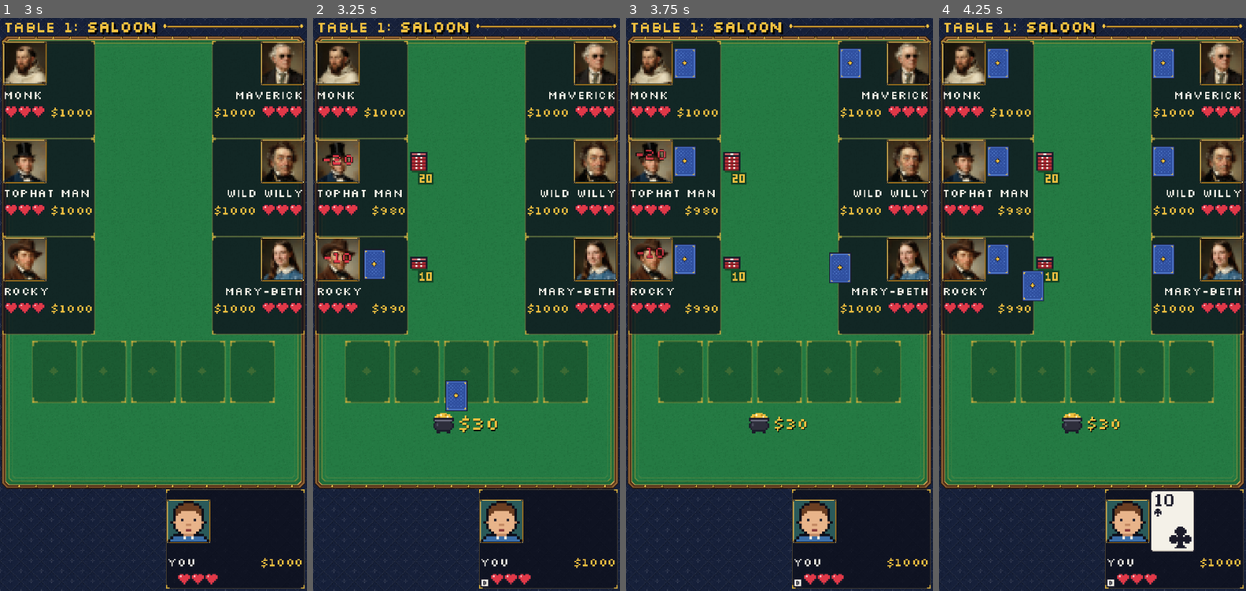
Above: before the commit, frames 1-4 (left to right).
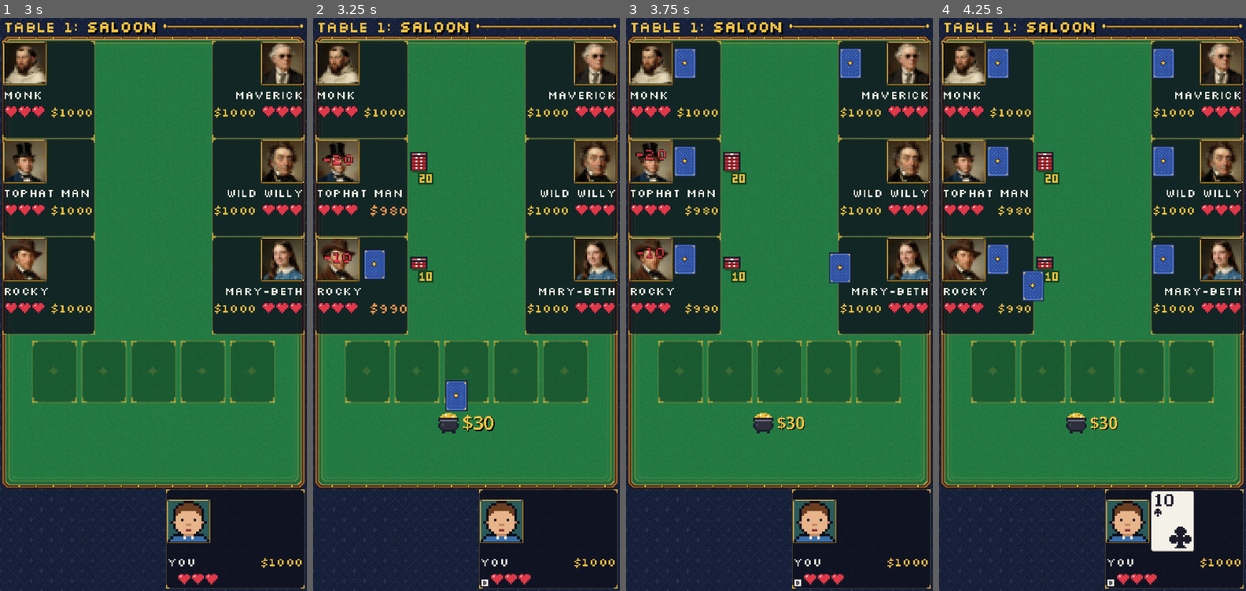
Above: after the commit, the same moments.

Repository: ryanlacroix/poker2
Game: Godot game, scene res://scenes/table.tscn
Same seed, same stepped clock (60 frames per second), same inputs: the game is played once before the commit and once after it. This scene is started directly instead of the project's main scene.
Inputs (mouse positions are in pixels of both pictures, inside the frame that each line leads up to):
- Up to frame 1 (3 s): tap Enter at 0.5, 2 s; drag from (236, 539) to (184, 178) at 0.52 s; tap Space at 1.25 s; drag from (49, 287) to (138, 419) at 1.27 s; move the mouse to (49, 189) at 2.02 s; tap R at 2.1 s; click (49, 189) at 2.17 s; drag from (49, 86) to (61, 218) at 2.77 s
- Up to frame 2 (3.25 s): no input
- Up to frame 3 (3.75 s): drag from (883, 86) to (794, 304) at 3.52 s
- Up to frame 4 (4.25 s): no input

Frame 1 is identical in both runs. In frame 2, 0.6% of the frame differs, in the area x 18-61%, y 32-73%; in frame 3, 0.3%; in frame 4, 0.3%.

Commit message:
switching fonts around

Diff:
--- a/scripts/ui/marquee_button.gd
+++ b/scripts/ui/marquee_button.gd
@@ -67,6 +67,13 @@
 	add_child(_icon, false, INTERNAL_MODE_FRONT)
 
 
+## A drop shadow behind the text, [param offset] down and right of it.
+func set_text_shadow(color: Color, offset: Vector2i) -> void:
+	_label.add_theme_color_override("font_shadow_color", color)
+	_label.add_theme_constant_override("shadow_offset_x", offset.x)
+	_label.add_theme_constant_override("shadow_offset_y", offset.y)
+
+
 func _notification(what: int) -> void:
 	if what == NOTIFICATION_THEME_CHANGED:
 		_copy_font()
--- a/scripts/ui/pot_view.gd
+++ b/scripts/ui/pot_view.gd
@@ -90,12 +90,17 @@
 
 ## Centre of the pot of gold as it's drawn now, in local coordinates.
 func icon_center() -> Vector2:
-	var font := get_theme_default_font()
+	var font := _font()
 	var text_size := roundi(font_size * lerpf(1.0, MAX_GROWTH_SCALE, growth))
 	var text_width := font.get_string_size("$%d" % amount, HORIZONTAL_ALIGNMENT_LEFT, -1, text_size).x
 	var icon := Vector2(PixelArt.POT_OF_GOLD[0].length(), PixelArt.POT_OF_GOLD.size()) * ICON_SCALE
 	var left := floorf((size.x - (icon.x + GAP + text_width)) / 2)
 	return Vector2(left + icon.x / 2, size.y / 2)
+
+
+## Godot's built-in font rather than the UI's pixel font.
+static func _font() -> Font:
+	return ThemeDB.fallback_font
 
 
 ## The amount's colour at [param k] growth: gold for the lower band, then quickly through orange to red.
@@ -119,7 +124,7 @@
 ## The pot of gold and [param pot_amount], at [param k] growth and [param base_size] before
 ## growing, tinted by [param tint] (for fading).
 func _draw_pot(pot_amount: int, k: float, base_size: int, tint: Color) -> void:
-	var font := get_theme_default_font()
+	var font := _font()
 	var text := "$%d" % pot_amount
 	var text_size := roundi(base_size * lerpf(1.0, MAX_GROWTH_SCALE, k))
 	var text_width := font.get_string_size(text, HORIZONTAL_ALIGNMENT_LEFT, -1, text_size).x
--- a/scripts/ui/seat_view.gd
+++ b/scripts/ui/seat_view.gd
@@ -41,6 +41,12 @@
 const EMBER_COLOR := Color("6a1414")
 ## How long the gold your-turn outline takes to fade in or out.
 const ACTIVE_FADE_SECONDS := 0.1
+## When the player's chips go down, their chips text flashes this red and fades back to gold this fast.
+## A touch lighter than the hearts' red, since thin text reads darker than a solid heart.
+const CHIPS_LOST_COLOR := Color("ff5a68")
+const CHIPS_LOST_FADE_SECONDS := 0.3
+## ...and pops up to this size, shrinking back as the colour returns.
+const CHIPS_LOST_SCALE := 1.3
 ## Tint for the text and hearts of a seat whose player is OUT or RIP.
 const KNOCKED_OUT_TINT := Color(0.55, 0.55, 0.6)
 
@@ -82,6 +88,9 @@
 var _active_alpha := 0.0
 var _battling := false
 var _active_tween: Tween
+## The chips last shown (-1 before the first refresh), to catch them going down.
+var _shown_chips := -1
+var _chips_lost_tween: Tween
 var _reveal := false
 var _is_winner := false
 var _is_target := false
@@ -219,6 +228,9 @@
 func refresh() -> void:
 	# RIP once shot out of hearts (straight away, not just from the next hand); OUT if they went broke.
 	_chips_label.text = "RIP" if player.hearts == 0 else "OUT" if player.is_out else "$%d" % player.chips
+	if player.chips < _shown_chips:
+		_flash_chips_lost()
+	_shown_chips = player.chips
 	var text_tint := KNOCKED_OUT_TINT if _knocked_out() else Color.WHITE
 	for label: Label in [_name_label, _chips_label, _status_label]:
 		label.modulate = text_tint
@@ -229,6 +241,27 @@
 		_cards[i].modulate = Color(1, 1, 1, 0.35) if player.folded else Color.WHITE
 	_update_processing()
 	queue_redraw()
+
+
+## The chips text turns red and pops bigger, then quickly fades back to gold and shrinks back.
+func _flash_chips_lost() -> void:
+	if _chips_lost_tween:
+		_chips_lost_tween.kill()
+	# Pops out from the middle of the text (the label spans the seat; the text sits at one end).
+	var font := _chips_label.get_theme_font("font")
+	var text_width := font.get_string_size(_chips_label.text, HORIZONTAL_ALIGNMENT_LEFT, -1,
+		_chips_label.get_theme_font_size("font_size")).x
+	var middle_x := text_width / 2
+	match _chips_label.horizontal_alignment:
+		HORIZONTAL_ALIGNMENT_RIGHT: middle_x = _chips_label.size.x - text_width / 2
+		HORIZONTAL_ALIGNMENT_CENTER: middle_x = _chips_label.size.x / 2
+	_chips_label.pivot_offset = Vector2(middle_x, _chips_label.size.y / 2)
+	_chips_lost_tween = create_tween().set_parallel()
+	_chips_lost_tween.tween_method(func(color: Color) -> void:
+		_chips_label.add_theme_color_override("font_color", color),
+		CHIPS_LOST_COLOR, PixelArt.GOLD, CHIPS_LOST_FADE_SECONDS)
+	_chips_lost_tween.tween_property(_chips_label, "scale", Vector2.ONE, CHIPS_LOST_FADE_SECONDS) \
+		.from(Vector2.ONE * CHIPS_LOST_SCALE)
 
 
 ## Shot out of hearts or gone broke: the seat shows RIP or OUT.
--- a/scripts/ui/table_scene.gd
+++ b/scripts/ui/table_scene.gd
@@ -8,6 +8,10 @@
 const CHIP_CHANGE_RISE := 10.0
 const CHIP_CHANGE_FONT_SIZE := UiTheme.FONT_SIZE + 4
 const POT_FONT_SIZE := UiTheme.FONT_SIZE + 4
+## Text on the FOLD / CALL / RAISE buttons, in the built-in font, a little bigger than the rest of the UI.
+const ACTION_FONT_SIZE := UiTheme.FONT_SIZE + 1
+## ...with a black drop shadow this far down and right.
+const ACTION_SHADOW_OFFSET := Vector2i(2, 2)
 const POT_POP_SIZE := POT_FONT_SIZE + 6
 const POT_BOX_SIZE := Vector2(280, 60)
 ## Status text for a player under cordyceps.
@@ -539,6 +543,8 @@
 
 	# The raise amount on the left, its slider on the right.
 	_raise_label = Label.new()
+	# The built-in font, like the action buttons.
+	_raise_label.add_theme_font_override("font", ThemeDB.fallback_font)
 	_raise_label.horizontal_alignment = HORIZONTAL_ALIGNMENT_LEFT
 	_raise_label.vertical_alignment = VERTICAL_ALIGNMENT_CENTER
 	UiTheme.add_at(_action_bar, _raise_label, Vector2(pad, y), Vector2(74, slider_h))
@@ -555,6 +561,9 @@
 func _action_button(text: String, y: float, on_pressed: Callable) -> MarqueeButton:
 	var pad := PortraitLayout.ACTION_PADDING
 	var button := _new_button(text)
+	button.add_theme_font_override("font", ThemeDB.fallback_font)
+	button.add_theme_font_size_override("font_size", ACTION_FONT_SIZE)
+	button.set_text_shadow(Color.BLACK, ACTION_SHADOW_OFFSET)
 	UiTheme.add_at(_action_bar, button,
 		Vector2(pad, y), Vector2(_layout.action_bar.size.x - pad * 2, PortraitLayout.ACTION_BUTTON_HEIGHT))
 	button.pressed.connect(on_pressed)
@@ -1630,10 +1639,13 @@
 
 
 ## Shows [param box] in a panel in the middle of the screen, over the dimmed table, taking all
-## input. Returns the modal, to free when done.
+## input, with all its text in the built-in font. Returns the modal, to free when done.
 func _show_modal(box: VBoxContainer) -> Control:
 	var modal := Control.new()
 	modal.z_index = DebugMenu.MODAL_Z
+	# All its text in Godot's built-in font rather than the UI's pixel font.
+	modal.theme = Theme.new()
+	modal.theme.default_font = ThemeDB.fallback_font
 	UiTheme.add_at(self, modal, Vector2.ZERO, get_viewport_rect().size)
 	var dim := ColorRect.new()
 	dim.color = Color(0, 0, 0, 0.6)
